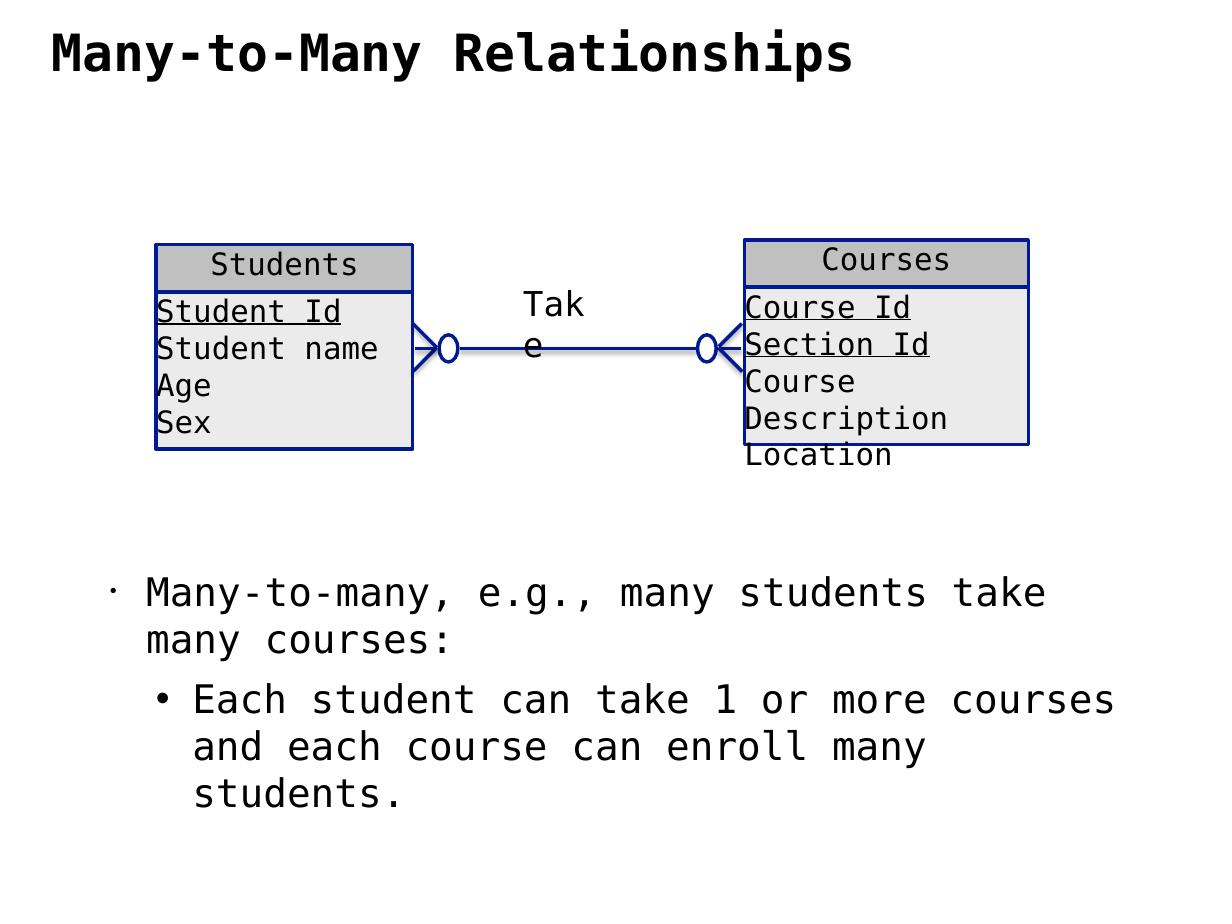
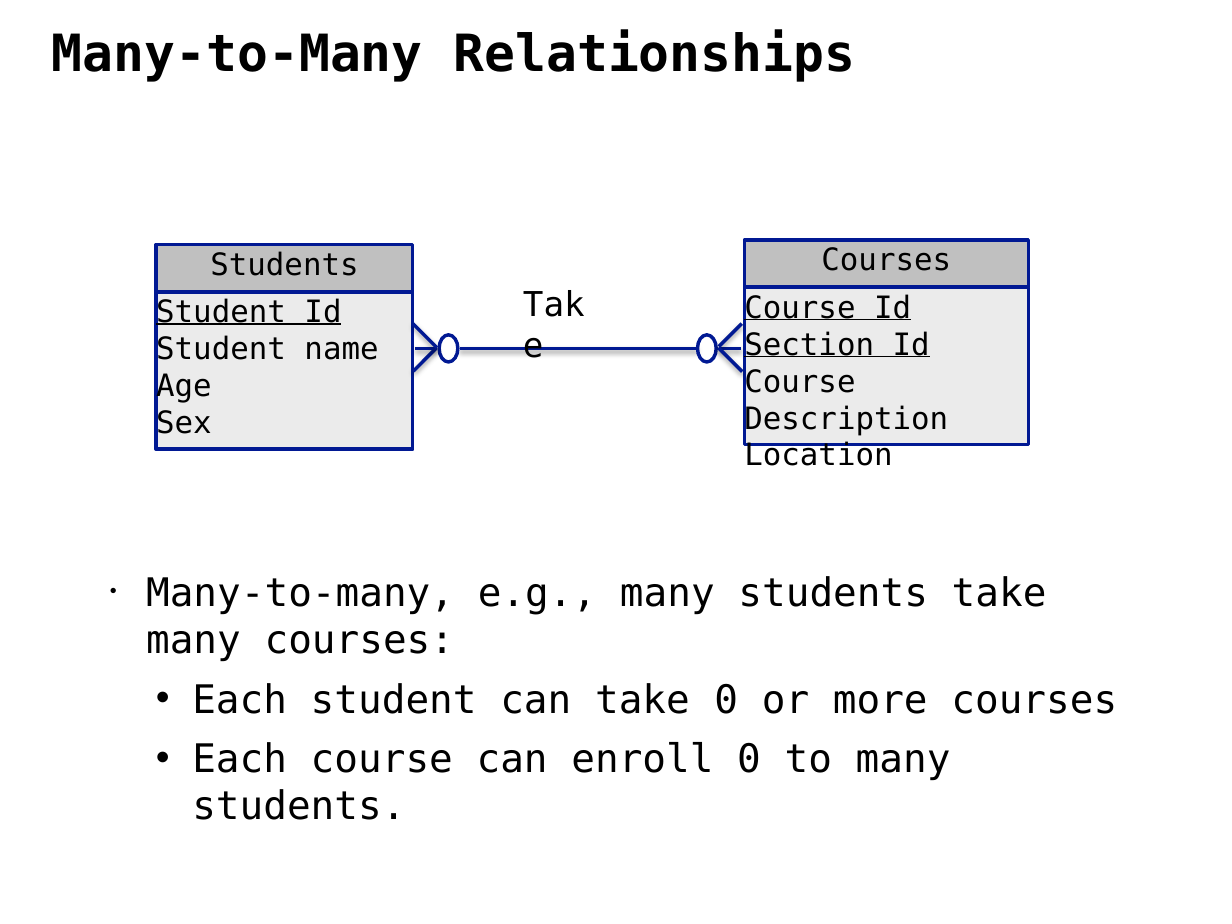
Before and after one commit to ipeirotis/dealing_with_data, a slide deck: slide 21 of 3-SQL/A-ER_modeling-1.pptx (slide 25 before the commit). Drawn at 1232x924 pixels with LibreOffice and Linux fonts; fonts in the diff are those of the drawing. Boxes give left, top, right and bottom in pixels: in the first picture for what was removed or moved away, otherwise in the second. Text is boxed around its words. In the diff, an @@ line names an element or a change of style, - is before the commit and + after.

```diff
--- a/3-SQL/A-ER_modeling-1.pptx
+++ b/3-SQL/A-ER_modeling-1.pptx
@@ text at (192,683,1117,820): text changed @@
-  • Each student can take 1 or more courses and each course can enroll many students.
+  • Each student can take 0 or more courses
+  • Each course can enroll 0 to many students.
```
Also in this commit, not shown: 6 other slides changed, 4 slides removed, 5 other files.
